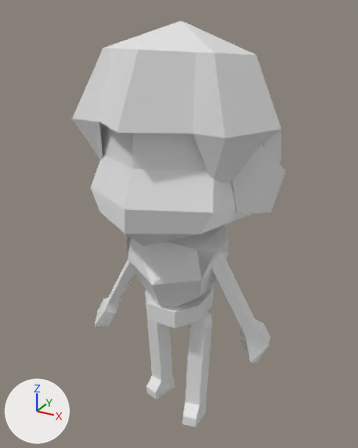
The glTF model assets/models/xaublas.glb, before and after one commit.
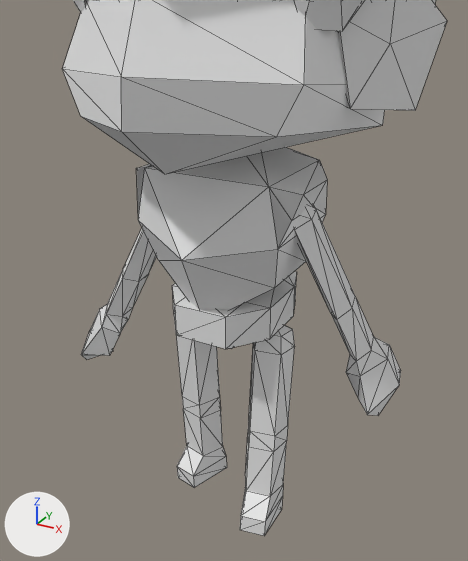
Each version is shown whole from a camera (50 mm lens) standing at (1.3, -2.36, 2.51) and looking at (-0.01, 0.03, 1.32), then close up from a camera (50 mm lens) standing at (0.98, -1.78, 1.79) and looking at (0.07, -0.11, 0.95). Lighting does not change. The marker at lower left points along +X, +Y and +Z. The close-ups show mesh edges as thin lines. Materials are left out; every surface is plain grey. Where no turn or scale is listed for an object, it has been applied to the vertices. Vertices at the same position are counted once.

Names of what the first close-up shows: 'hair', 'head.001', 'left_arm.001', 'left_ear', 'left_leg.001', 'pelvis.001', 'right_arm.001', 'right_leg.001', 'torso.001'.
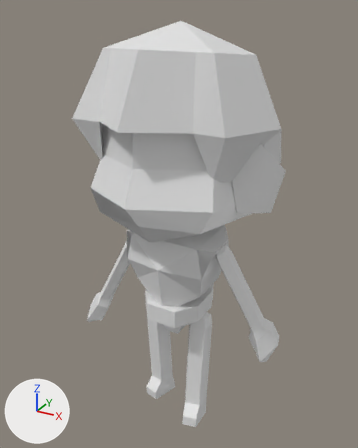
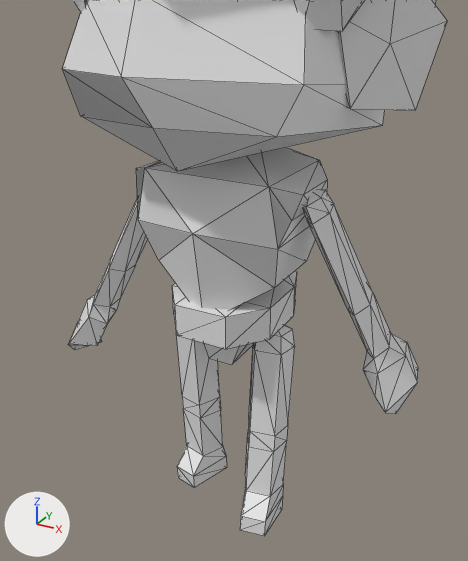
Changed parts and their boxes [x1, y1, x2, y2] in the close-ups (468 x 561 px; the box of a moved part takes in the faces that stretch with it):
'head.001', reshaped: before [63, 0, 385, 174]; after [63, 0, 385, 171]
'torso.001', reshaped: before [136, 147, 327, 310]; after [136, 147, 327, 309]
'left_arm.001', moved: before [295, 205, 401, 416]; after [304, 190, 418, 414]
'right_arm.001', moved: before [81, 229, 157, 359]; after [69, 200, 148, 350]
part 1 of me_mesh_0, moved or reshaped: before [63, 69, 382, 174]; after [63, 69, 382, 171]
part 2 of me_mesh_4, moved or reshaped: before [138, 168, 278, 310]; after [138, 168, 278, 309]

The change in detail:
me_mesh_0 has 30 vertices, 56 faces and spans x -0.416..0.416, y -0.615..0.417, z -0.086..0.546.
me_mesh_0 is used by ob_head_001; location (0.0, 0.068, 1.437).
Part 1, on me_mesh_0:
Vertex 2 of me_mesh_0 moves from (0.0, -0.447, -0.086) at pixel (164, 174) to (0.0, -0.384, -0.092) at pixel (177, 171).
Vertex 14 of me_mesh_0 moves from (0.0, -0.615, 0.054) at pixel (121, 131) to (0.0, -0.491, 0.043) at pixel (152, 127).
me_mesh_4 has 32 vertices, 60 faces and spans x -0.287..0.296, y -0.312..0.25, z -0.055..0.548.
me_mesh_4 is used by ob_torso_001; location (0.0, 0.0, 0.875).
Part 2, on me_mesh_4:
Vertex 2 of me_mesh_4 moves from (0.001, -0.312, 0.205) at pixel (181, 260) to (0.001, -0.25, 0.267) at pixel (192, 233).
Object 'left_arm.001' (ob_left_arm_001) moves from (0.224, -0.001, 1.196) to (0.281, -0.001, 1.223).
Object 'right_arm.001' (ob_right_arm_001) moves from (-0.225, 0.001, 1.195) to (-0.282, 0.001, 1.221).
